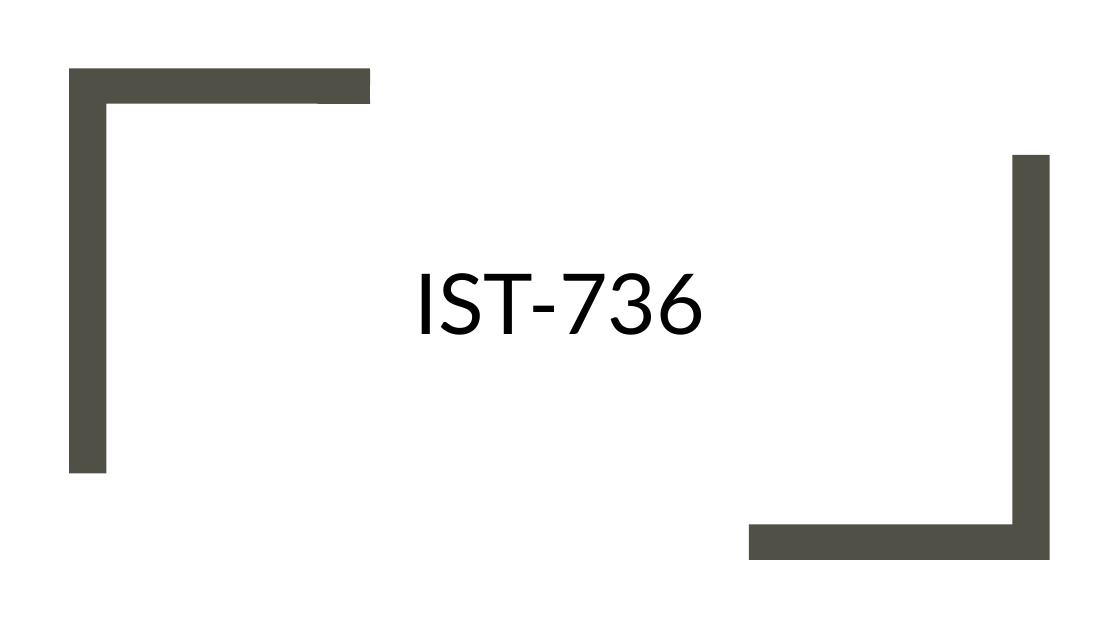
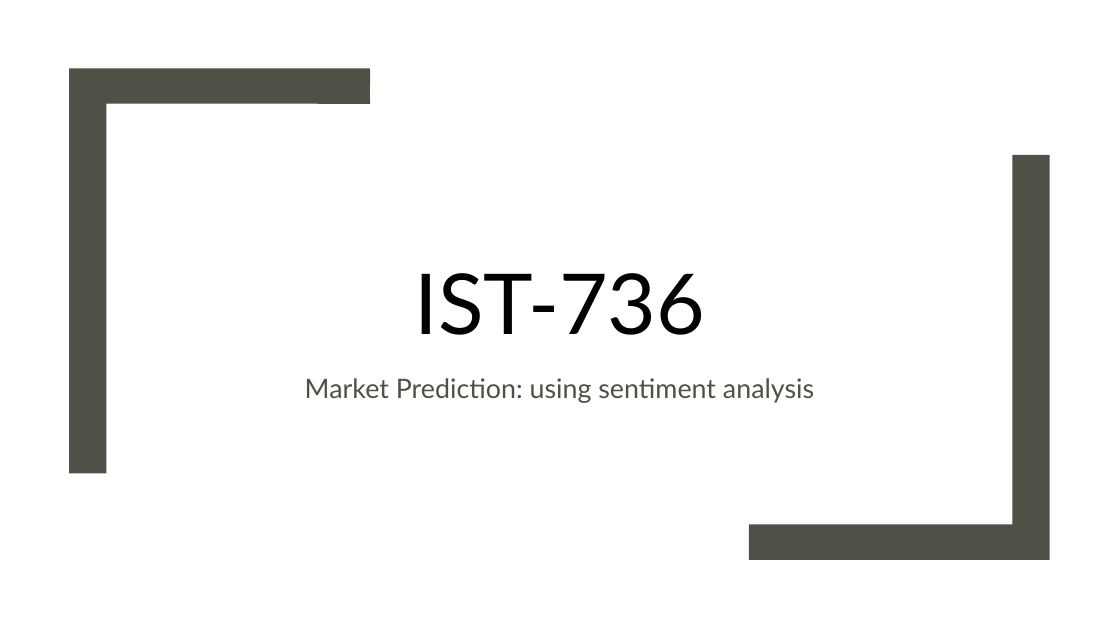
Before and after one commit to jeff1evesque/ist-exit-portfolio, a slide deck: slide 4 of presentation.pptx. Drawn at 1120x630 pixels with LibreOffice and Linux fonts; fonts in the diff are those of the drawing; background and template pictures are left out. Boxes give left, top, right and bottom in pixels: in the first picture for what was removed or moved away, otherwise in the second. Text is boxed around its words. In the diff, an @@ line names an element or a change of style, - is before the commit and + after.

Commit message:
#12: presentation.pptx, add subtitles

```diff
--- a/presentation.pptx
+++ b/presentation.pptx
@@ subtitle added at bbox=[305, 378, 814, 403], 23 pt, text #505046 @@
+Market Prediction: using sentiment analysis
```
Also in this commit, not shown: 3 other slides changed.
